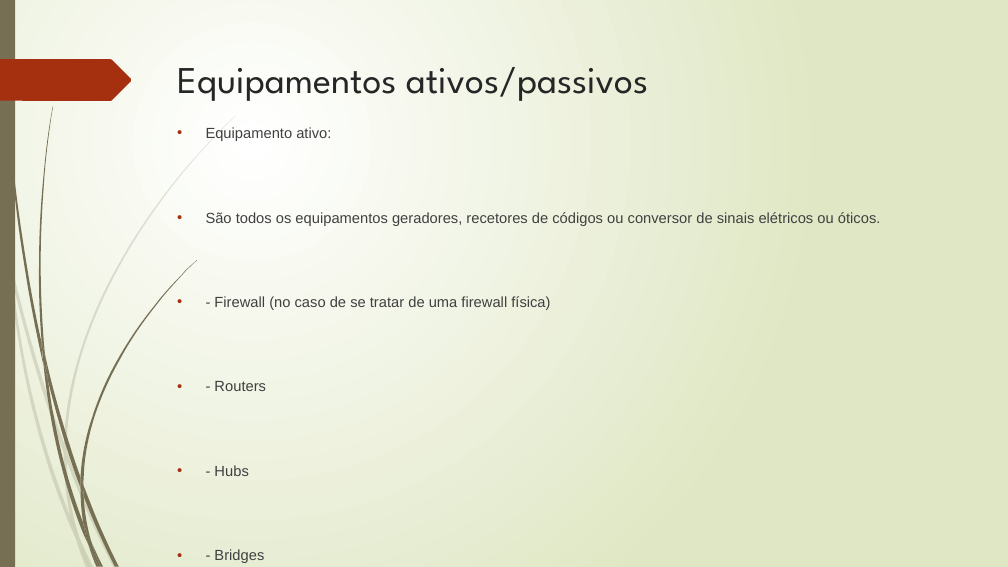
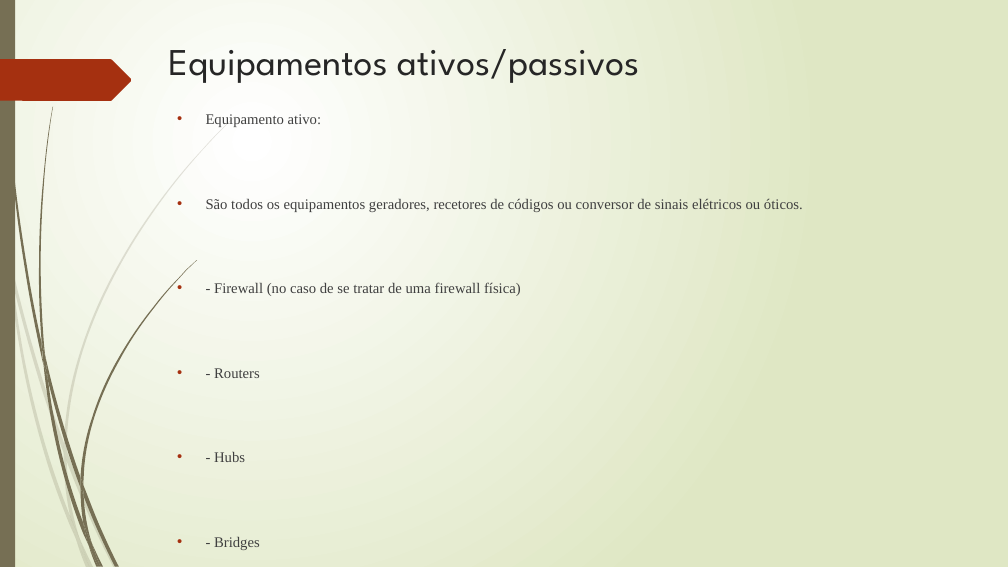
Before and after one commit to paulorenatofernandesmorgado/paulo, a slide deck: slide 17 of Tipos de redes trabalho paulomorgado.pptx (slide 16 before the commit). Drawn at 1008x567 pixels with LibreOffice and Linux fonts; fonts in the diff are those of the drawing. Boxes give left, top, right and bottom in pixels: in the first picture for what was removed or moved away, otherwise in the second. Text is boxed around its words. In the diff, an @@ line names an element or a change of style, - is before the commit and + after.

```diff
--- a/Tipos de redes trabalho paulomorgado.pptx
+++ b/Tipos de redes trabalho paulomorgado.pptx
@@ title "Equipamentos ativos/passivos" moved from (x1=177, y1=67, x2=648, y2=101) to (x1=168, y1=49, x2=639, y2=83) @@
@@ text "Equipamento ativo:" moved from (x1=206, y1=127, x2=881, y2=563) to (x1=206, y1=114, x2=803, y2=550) @@
@@ text "Equipamento ativo:" at (x1=206, y1=114, x2=803, y2=550): font Arial to Times New Roman @@
```
Also in this commit, not shown: 16 other slides changed, 1 slide added, 1 other file.
